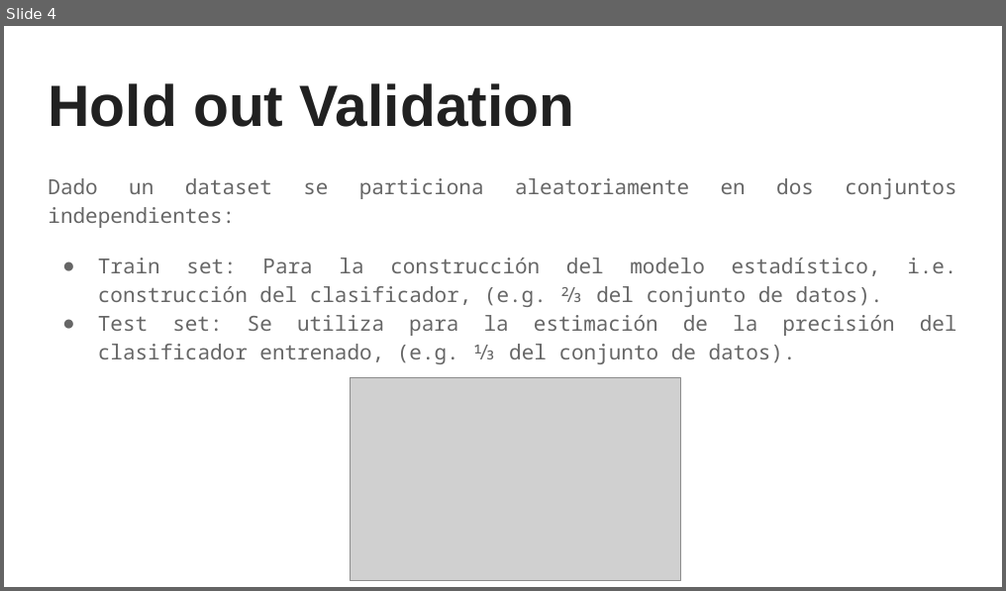
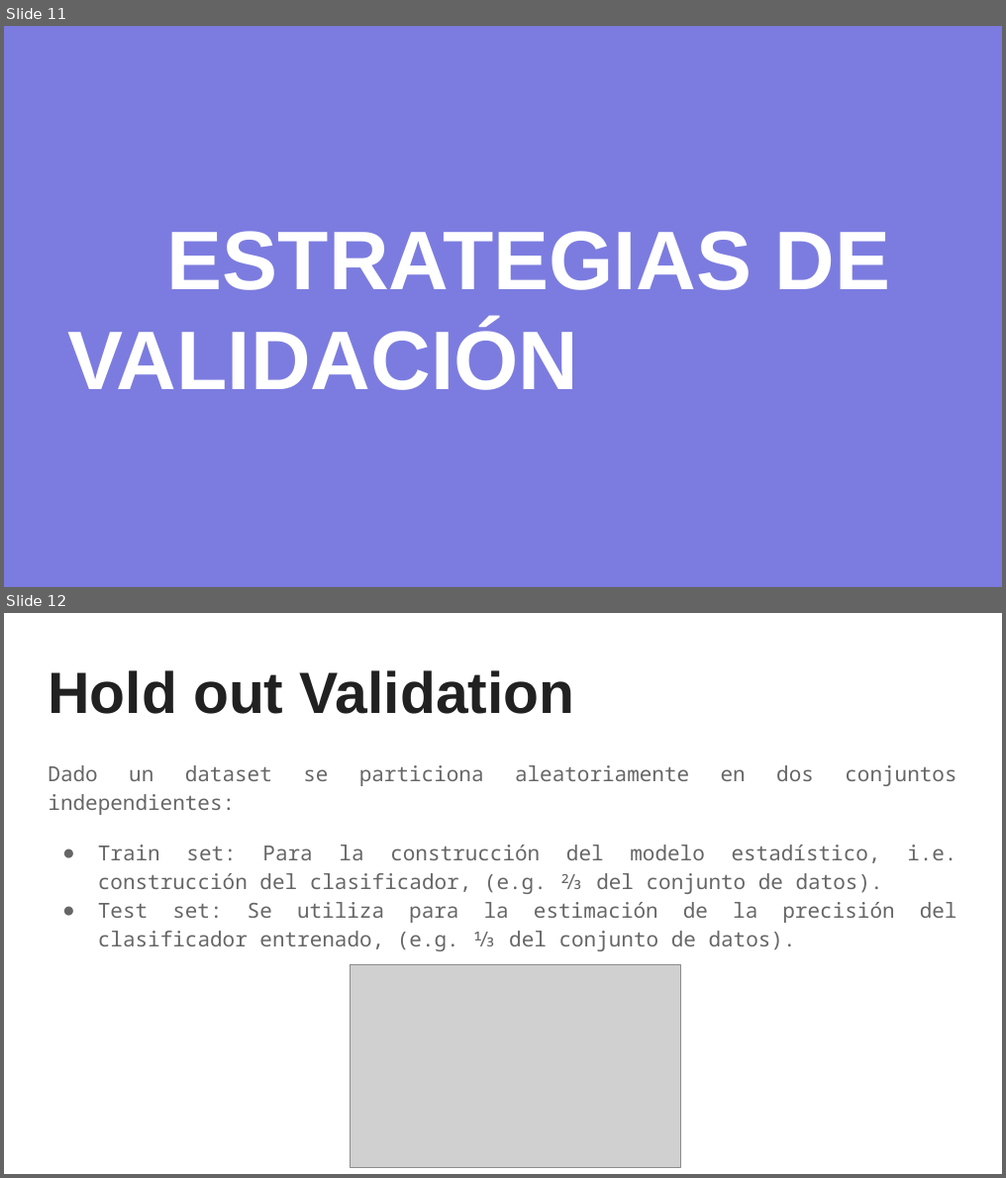
Before and after one commit to sainosmichelle/sainosmichelle.github.io, a slide deck: assets/files/Tema3/3. Técnicas de validación.pptx. Shown one above the other, each under a label of ours: slide 4 before the commit, slides 11 and 12 after it. The pictures are 1006x591 and 1006x1178 pixels, drawn with LibreOffice and Linux fonts; fonts in the diff are those of the drawing; grey boxes stand for pictures. Boxes give left, top, right and bottom in pixels: in the first picture for what was removed or moved away, otherwise in the second. Text is boxed around its words. In the diff, an @@ line names an element or a change of style, - is before the commit and + after.

```diff
--- a/assets/files/Tema3/3. Técnicas de validación.pptx
+++ b/assets/files/Tema3/3. Técnicas de validación.pptx
@@ slide 11 added at (4,26,1002,587), background #7C7CE0 @@
@@ title added at (67,231,891,390), 60 pt, text #FFFFFF, bold @@
+ESTRATEGIAS DE VALIDACIÓN
@@ what was slide 4 is now slide 12 @@
```
Also in this commit, not shown: 3 slides changed, 10 other slides added, 9 other files.
